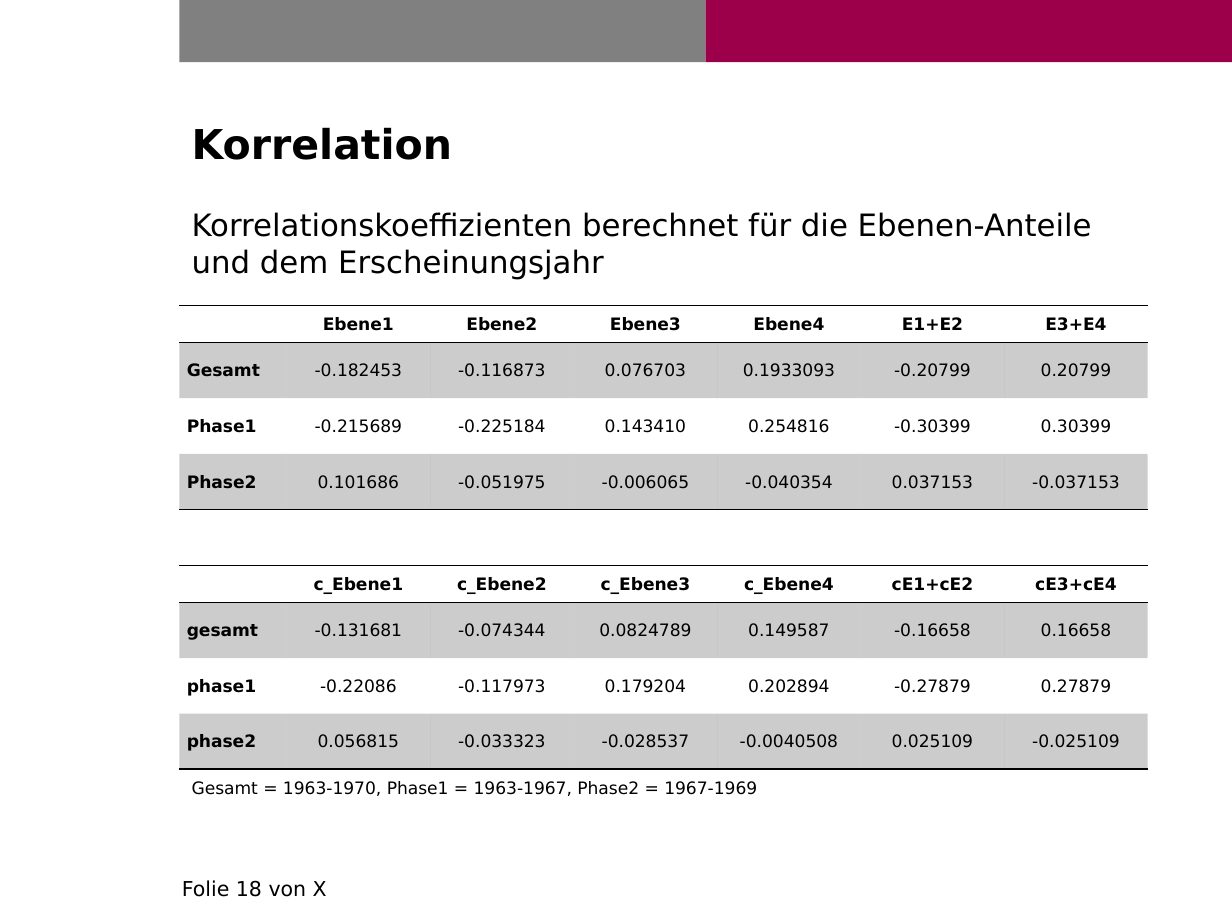
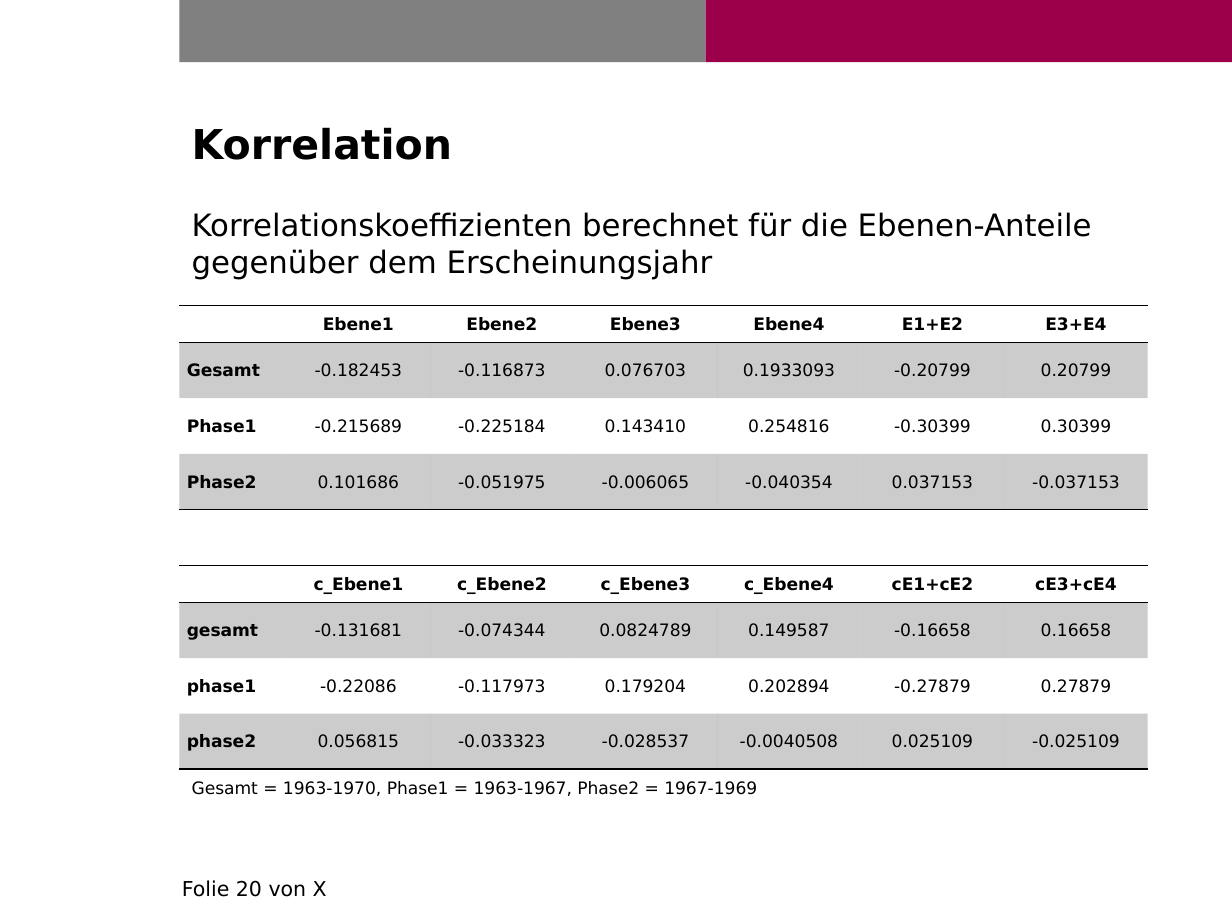
Before and after one commit to fuchsflo90/beatlesAnalysis, a slide deck: slide 20 of Präsentation/fuchs_florian_abschlusspraesentation_ma.pptx (slide 18 before the commit). Drawn at 1232x924 pixels with LibreOffice and Linux fonts; fonts in the diff are those of the drawing; background and template pictures are left out. Boxes give left, top, right and bottom in pixels: in the first picture for what was removed or moved away, otherwise in the second. Text is boxed around its words. In the diff, an @@ line names an element or a change of style, - is before the commit and + after.

```diff
--- a/Präsentation/fuchs_florian_abschlusspraesentation_ma.pptx
+++ b/Präsentation/fuchs_florian_abschlusspraesentation_ma.pptx
@@ text at [192, 212, 1092, 280]: text changed @@
-Korrelationskoeffizienten berechnet für die Ebenen-Anteile und dem Erscheinungsjahr
+Korrelationskoeffizienten berechnet für die Ebenen-Anteile gegenüber dem Erscheinungsjahr
@@ text at [182, 880, 327, 897]: text changed @@
-Folie 18 von X
+Folie 20 von X
```
Also in this commit, not shown: 9 other slides changed, 9 slides added, 6 slides removed, 8 other files.
